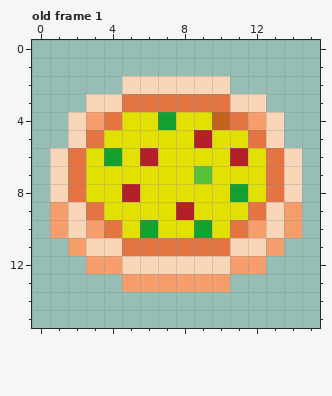
A pixel-art file gets an edit: sprites/mixed_pizza_big.aseprite. The picture above is the old version.
16x16 pixels, 1 frame. Shown: old frame 1. The commit also changed other frames, which this record leaves out.
The result:
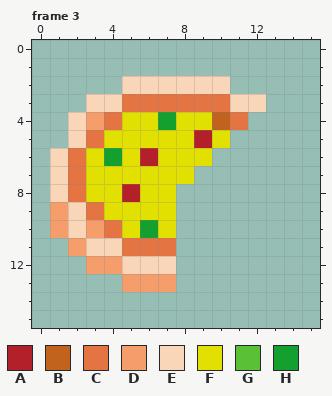
Palette (. is transparent): A #b4202a  B #c1631c  C #e47543  D #f59e6c  E #fad6b8  F #e2e000  G #59c135  H #14a02e
A new or re-ordered frame is compared with the old frame closest to it.
Log entry: animated pizzas
From old to new:
{"change": "frames 1 -> 5"}
{"where": "frame 3 is new; against old frame 1"}
{"frame":3,"y":4,"x":12,"old":"DE","new":".."}
{"frame":3,"y":5,"x":11,"old":"FCE","new":"..."}
{"frame":3,"y":6,"x":10,"old":"FAFCE","new":"....."}
{"frame":3,"y":7,"x":9,"old":"GFFFCE","new":"......"}
{"frame":3,"y":8,"x":8,"old":"FFFHFCE","new":"......."}
{"frame":3,"y":9,"x":8,"old":"AFFFCED","new":"......."}
{"frame":3,"y":10,"x":8,"old":"FHFCDED","new":"......."}
{"frame":3,"y":11,"x":8,"old":"CCCEED","new":"......"}
{"frame":3,"y":12,"x":8,"old":"EEEDD","new":"....."}
{"frame":3,"y":13,"x":8,"old":"DDD","new":"..."}
{"label":"erased","picture_box":[176,112,302,292]}
